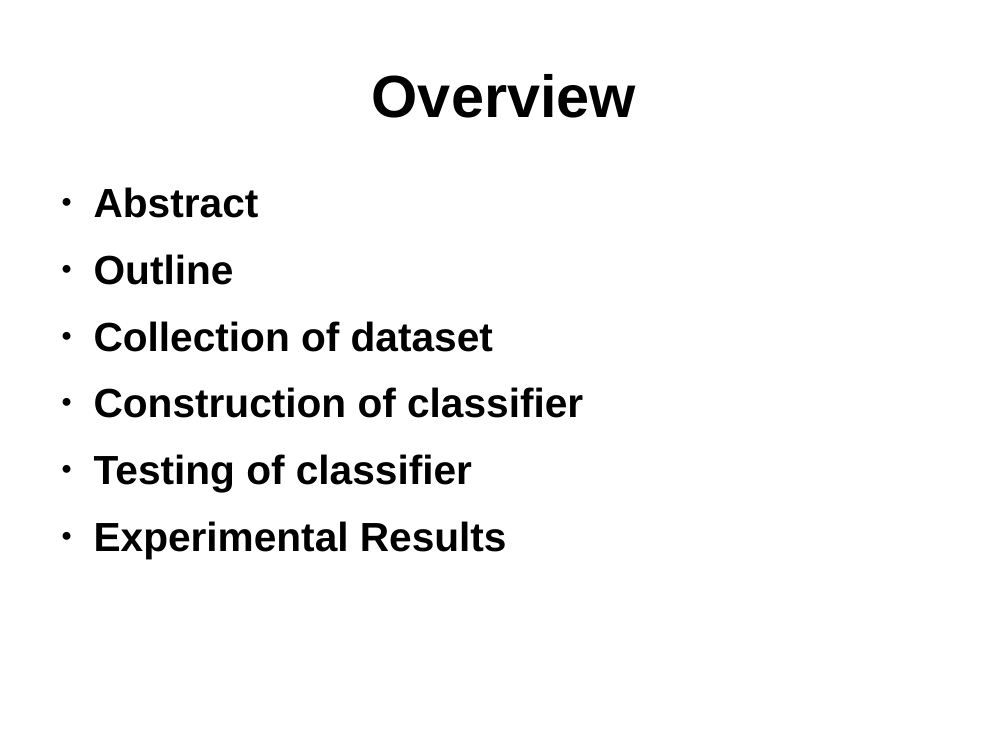
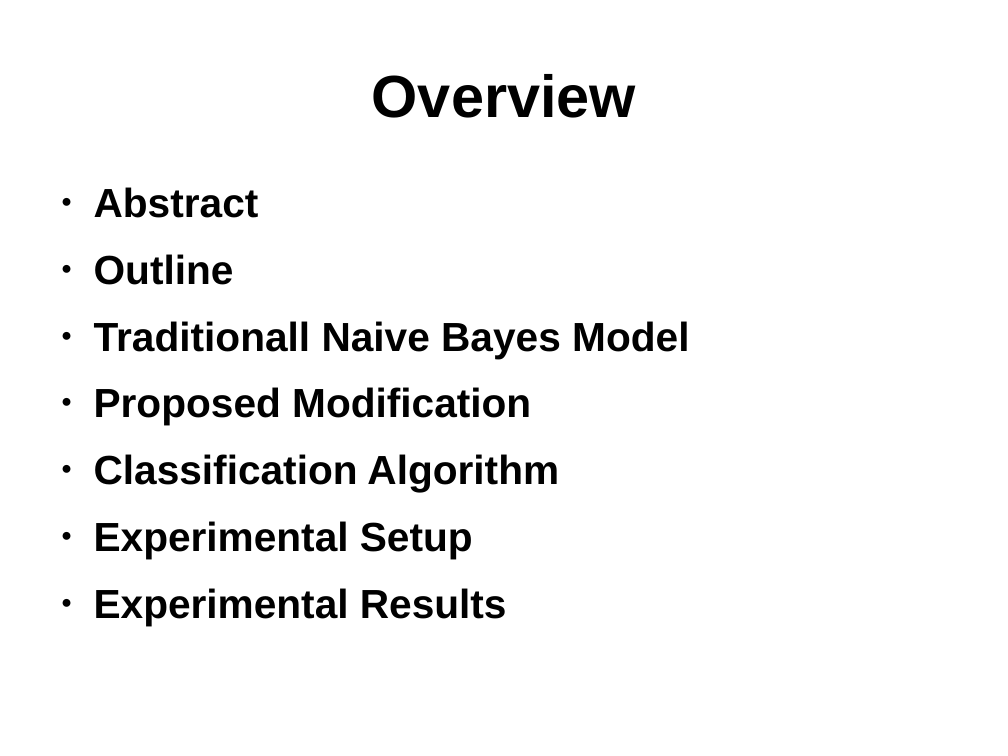
Before and after one commit to niyasc/Webpage-classification-Minor-Project, a slide deck: slide 2 of presentation.odp. Drawn at 1008x756 pixels with LibreOffice and Linux fonts; fonts in the diff are those of the drawing. Boxes give left, top, right and bottom in pixels: in the first picture for what was removed or moved away, otherwise in the second. Text is boxed around its words. In the diff, an @@ line names an element or a change of style, - is before the commit and + after.

```diff
--- a/presentation.odp
+++ b/presentation.odp
@@ text at <box>94,321,689,559</box>: text changed @@
-● Collection of dataset
-● Construction of classifier
-● Testing of classifier
+● Traditionall Naive Bayes Model
+● Proposed Modification
+● Classification Algorithm
+● Experimental Setup
```
Also in this commit, not shown: 3 other slides changed, 6 other files.
